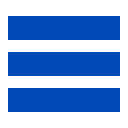
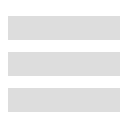
Two versions of the same layered image (128 × 128). Layer-by-layer changes:
painted on "Layer" over [8, 16, 120, 112]
